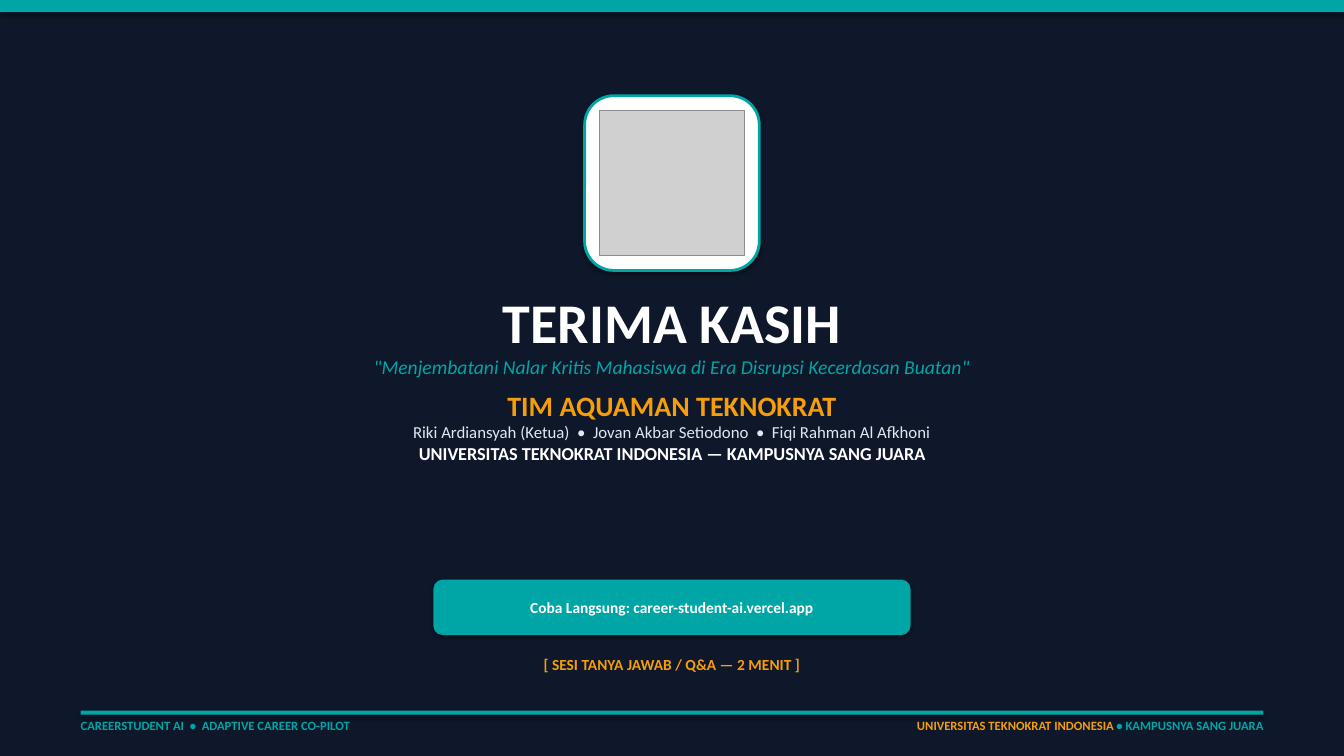
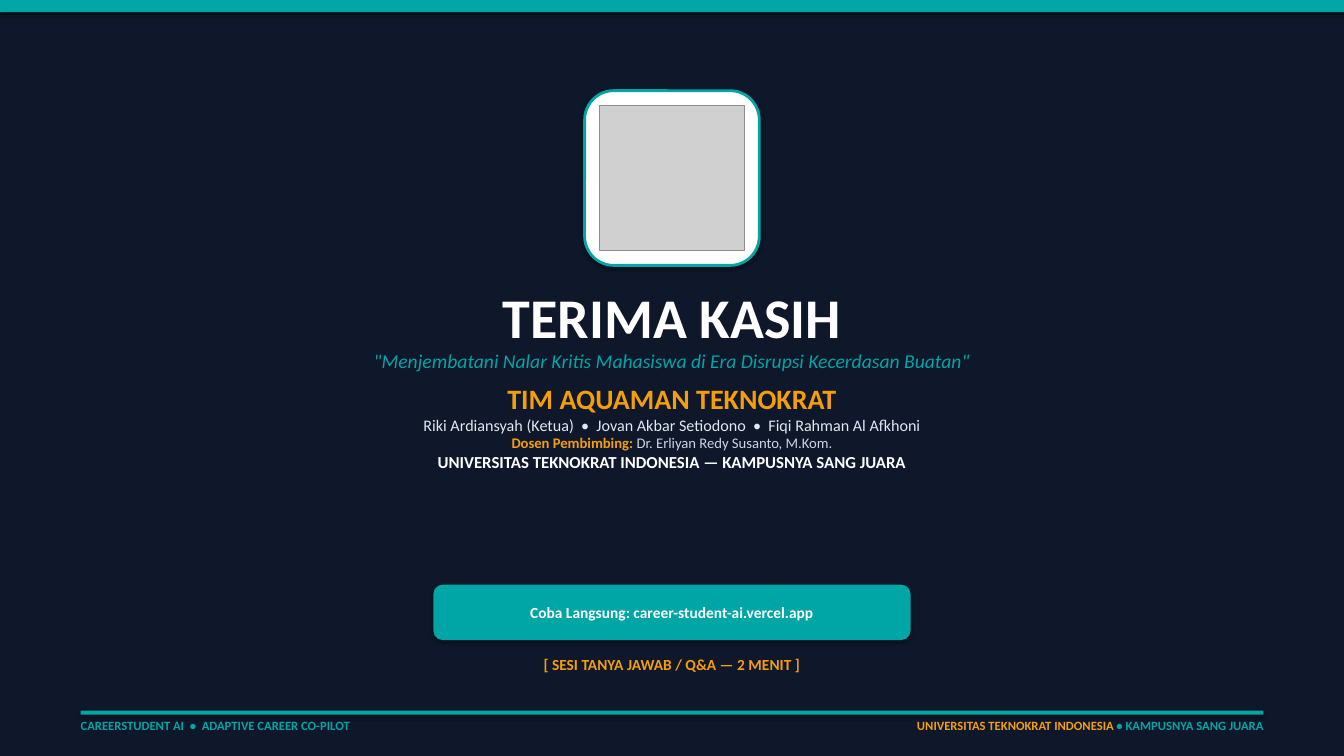
Before and after one commit to rikiardiansyah-web/CareerStudentAI, a slide deck: slide 7 of PitchDeck_CareerStudentAI.pptx. Drawn at 1344x756 pixels with LibreOffice and Linux fonts; fonts in the diff are those of the drawing; grey boxes stand for pictures. Boxes give left, top, right and bottom in pixels: in the first picture for what was removed or moved away, otherwise in the second. Text is boxed around its words. In the diff, an @@ line names an element or a change of style, - is before the commit and + after.

Commit message:
docs: fix pitch deck - correct app screenshots, add dosen pembimbing, add MOD-04 career discovery, universal scope

```diff
--- a/PitchDeck_CareerStudentAI.pptx
+++ b/PitchDeck_CareerStudentAI.pptx
@@ rounded rectangle: place and size @@
-rounded rectangle at [585,96,759,270]
+rounded rectangle at [585,91,759,265]
@@ picture: place and size @@
-picture at [600,111,744,256]
+picture at [600,106,744,251]
@@ text at [423,419,921,468]: size 12 to 11.5 pt in "Riki Ardiansyah (Ketua) • Jovan Akbar Setiodono ..."; size 13 to 12 pt in "UNIVERSITAS TEKNOKRAT INDONESIA — KAMPUSNYA SANG JUARA" @@
@@ text at [512,437,833,451]: paragraph added @@
+Dosen Pembimbing: Dr. Erliyan Redy Susanto, M.Kom.
@@ rounded rectangle "Coba Langsung: career-student-ai.vercel.app": place and size @@
-rounded rectangle "Coba Langsung: career-student-ai.vercel.app" at [434,580,910,635]
+rounded rectangle "Coba Langsung: career-student-ai.vercel.app" at [434,585,910,640]
```
Also in this commit, not shown: 6 other slides changed, 1 other file.
